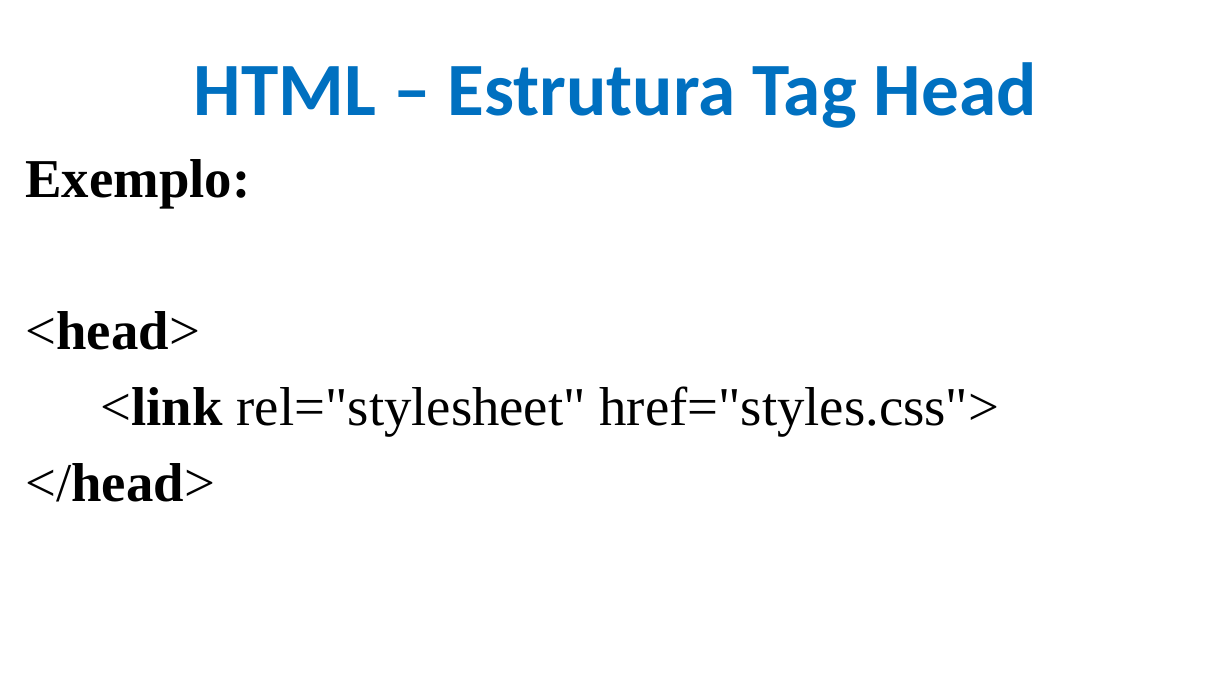
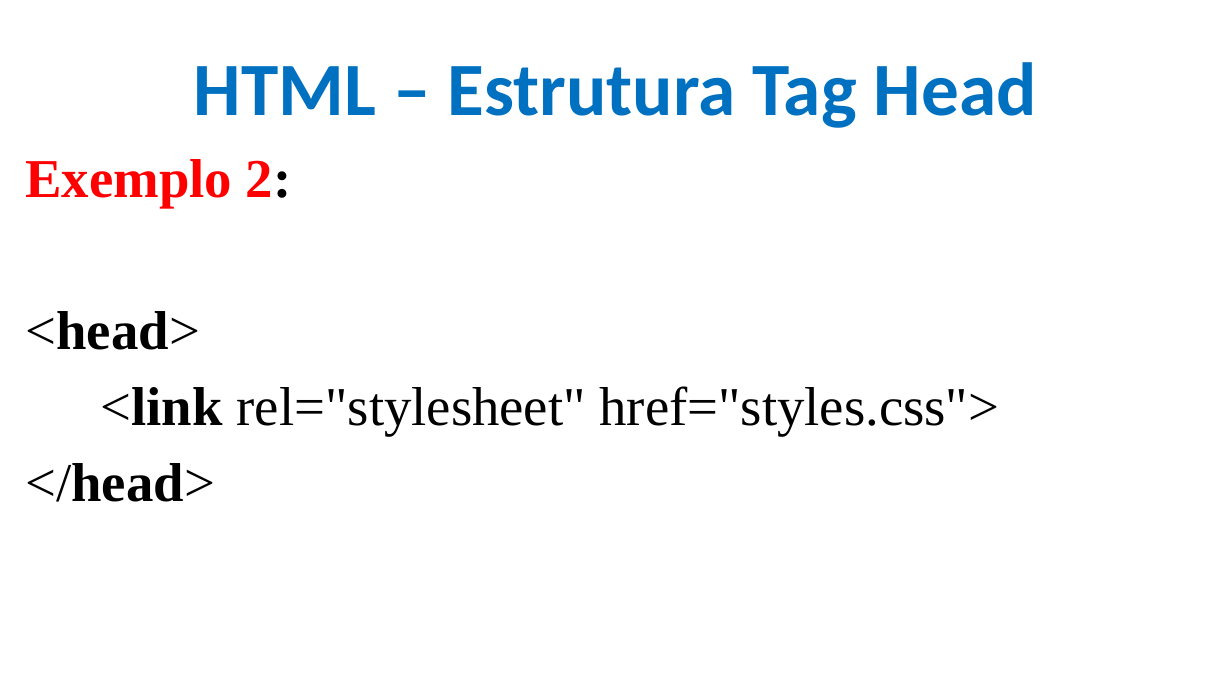
Before and after one commit to CloudEducationBrazil/WydenDesenvolvimentoWebPHP, a slide deck: slide 23 of 01 Classes/Aula 02 Desenvolvimento Web PHP - HTML.pptx (slide 29 before the commit). Drawn at 1232x693 pixels with LibreOffice and Linux fonts; fonts in the diff are those of the drawing; background and template pictures are left out. Boxes give left, top, right and bottom in pixels: in the first picture for what was removed or moved away, otherwise in the second. Text is boxed around its words. In the diff, an @@ line names an element or a change of style, - is before the commit and + after.

```diff
--- a/01 Classes/Aula 02 Desenvolvimento Web PHP - HTML.pptx
+++ b/01 Classes/Aula 02 Desenvolvimento Web PHP - HTML.pptx
@@ text at (x1=25, y1=159, x2=292, y2=208): text changed; text colour #000000 to #FF0000 @@
-Exemplo:
+Exemplo 2:
```
Also in this commit, not shown: 12 other slides changed, 6 slides removed, 1 other file.
